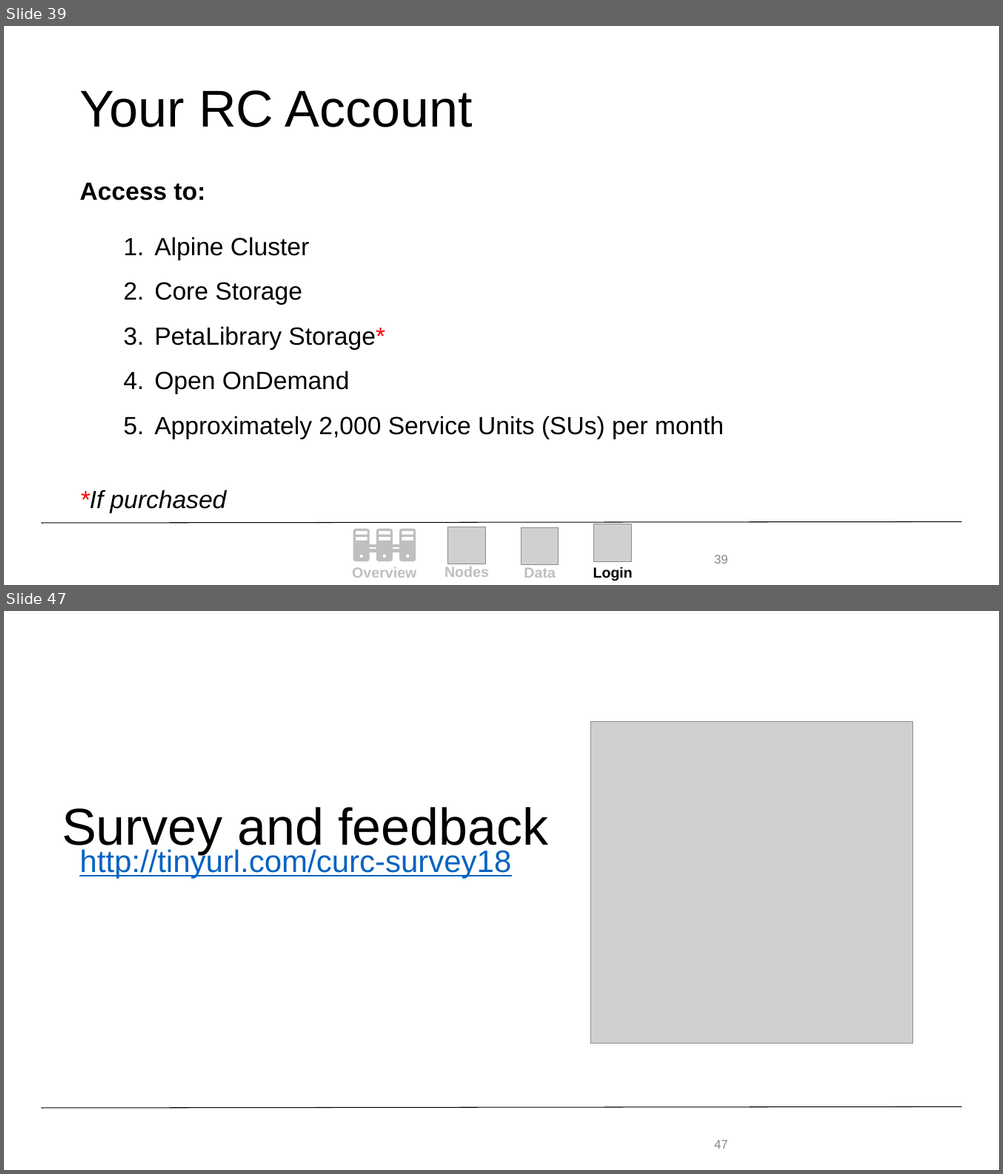
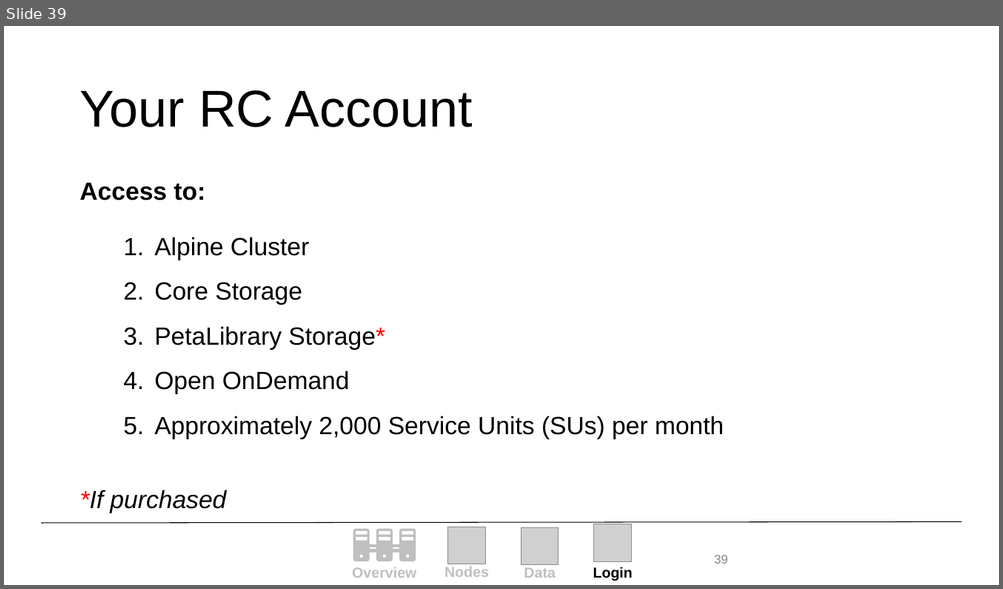
Before and after one commit to ResearchComputing/New_User_Seminar, a slide deck: Alpine_New_User_Seminar.pptx. Shown one above the other, each under a label of ours: slides 39 and 47 before the commit, slide 39 after it; the slides between them are not shown. The pictures are 1003x1174 and 1003x589 pixels, drawn with LibreOffice and Linux fonts; fonts in the diff are those of the drawing; grey boxes stand for pictures; background and template pictures are left out. Boxes give left, top, right and bottom in pixels: in the first picture for what was removed or moved away, otherwise in the second. Text is boxed around its words. In the diff, an @@ line names an element or a change of style, - is before the commit and + after.

```diff
--- a/Alpine_New_User_Seminar.pptx
+++ b/Alpine_New_User_Seminar.pptx
@@ slide 47 removed at [4,611,999,1170], background #FFFFFF; not listed: 1 template element that a slide beside it also shows @@
@@ picture removed at [590,721,912,1043] @@
@@ title removed at [62,807,548,854] @@
-Survey and feedback
@@ text removed at [79,848,511,879] @@
-http://tinyurl.com/curc-survey18
@@ page number removed at [714,1140,728,1149] @@
-47
```
Also in this commit, not shown: 10 slides changed, 1 slide added, 1 other slide removed, 1 other file.
